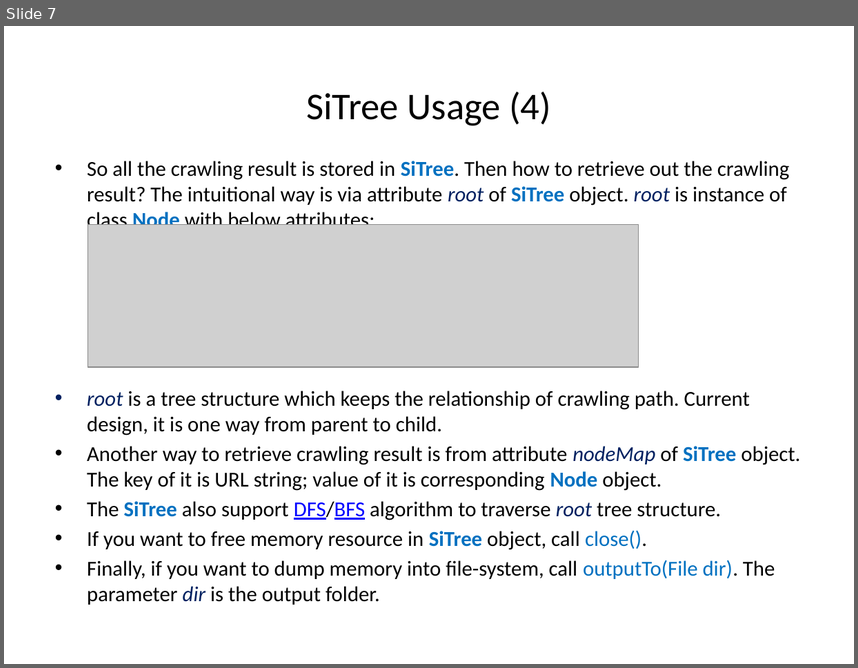
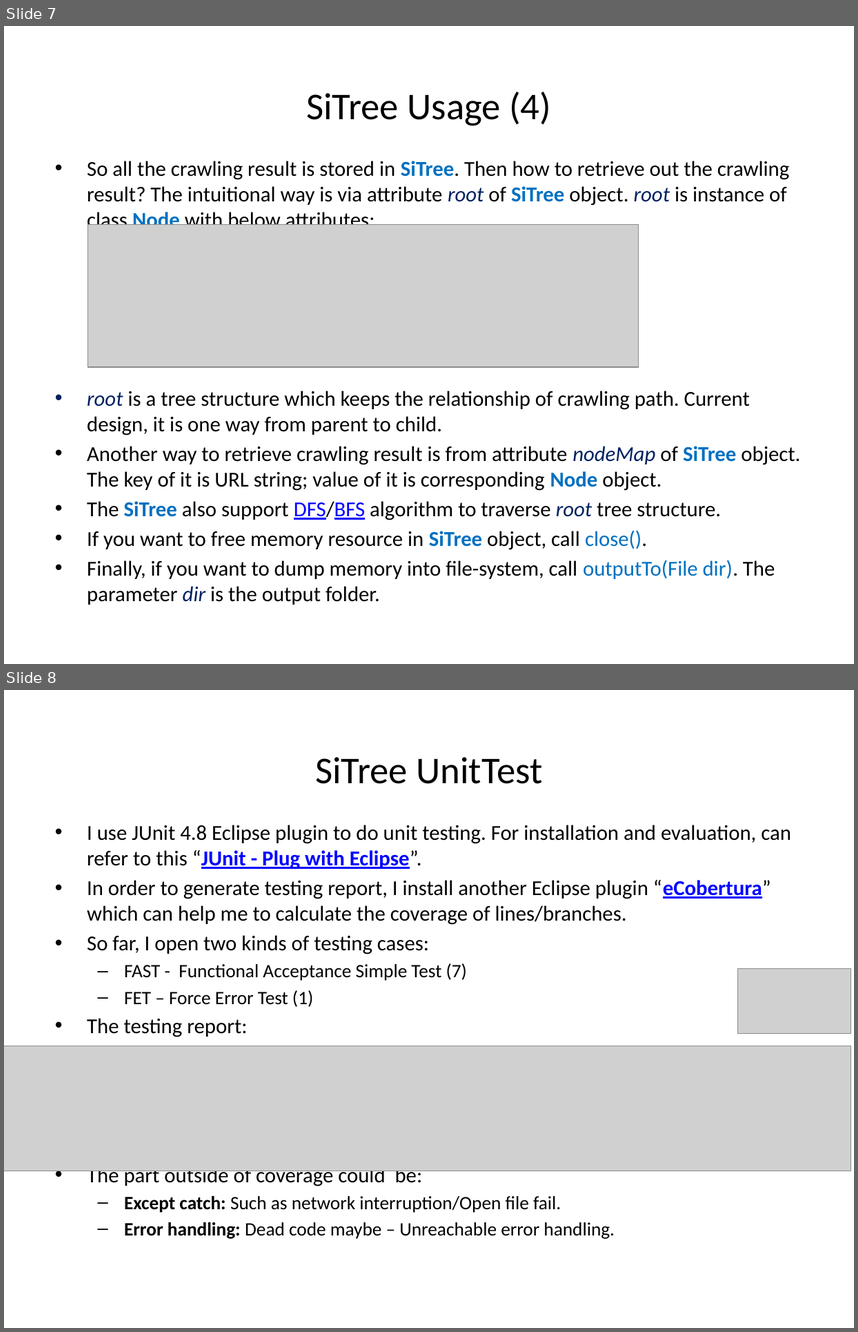
Before and after one commit to johnklee/sd2014, a slide deck: SD_Crawler4j/docs/Crawler4j_SiTreeDesign.pptx. Shown one above the other, each under a label of ours: slide 7 before the commit, slides 7 and 8 after it. The pictures are 858x668 and 858x1332 pixels, drawn with LibreOffice and Linux fonts; fonts in the diff are those of the drawing; grey boxes stand for pictures. Boxes give left, top, right and bottom in pixels: in the first picture for what was removed or moved away, otherwise in the second. Text is boxed around its words. In the diff, an @@ line names an element or a change of style, - is before the commit and + after.

Commit message:
- Enhance unit test cases - Update design document

```diff
--- a/SD_Crawler4j/docs/Crawler4j_SiTreeDesign.pptx
+++ b/SD_Crawler4j/docs/Crawler4j_SiTreeDesign.pptx
@@ slide 8 added at [4, 690, 854, 1328], background #FFFFFF @@
@@ title added at [315, 757, 542, 784], 32 pt, text #000000 @@
+SiTree UnitTest
@@ text added at [87, 825, 791, 1239], 18 pt, text #000000 @@
+• I use JUnit 4.8 Eclipse plugin to do unit testing. For installation and evaluation, can refer to this “JUnit - Plug with Eclipse”.
+• In order to generate testing report, I install another Eclipse plugin “eCobertura” which can help me to calculate the coverage of lines/branches.
+• So far, I open two kinds of testing cases:
+  – FAST - Functional Acceptance Simple Test (7)
+  – FET – Force Error Test (1)
+• The testing report:
+• The part outside of coverage could be:
+  – Except catch: Such as network interruption/Open file fail.
+  – Error handling: Dead code maybe – Unreachable error handling.
@@ picture added at [737, 969, 851, 1034] @@
@@ picture added at [4, 1045, 851, 1170] @@
```
Also in this commit, not shown: 2 slides changed, 13 other files.
